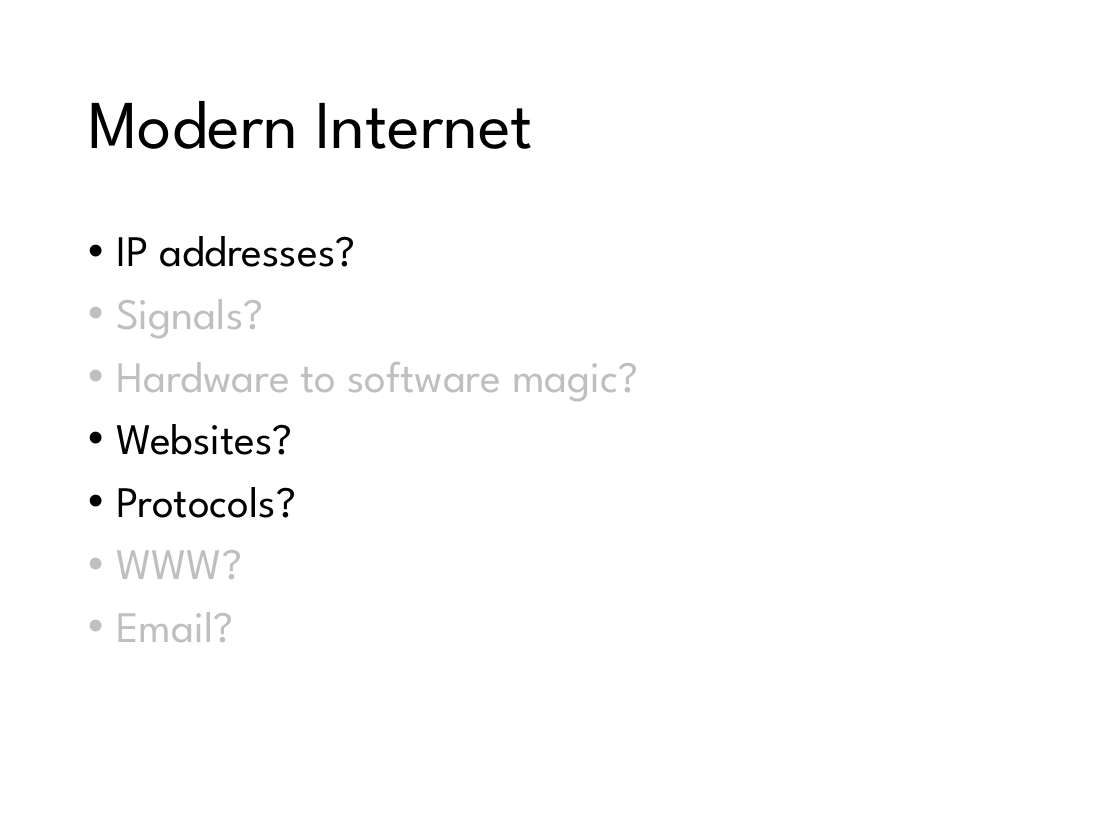
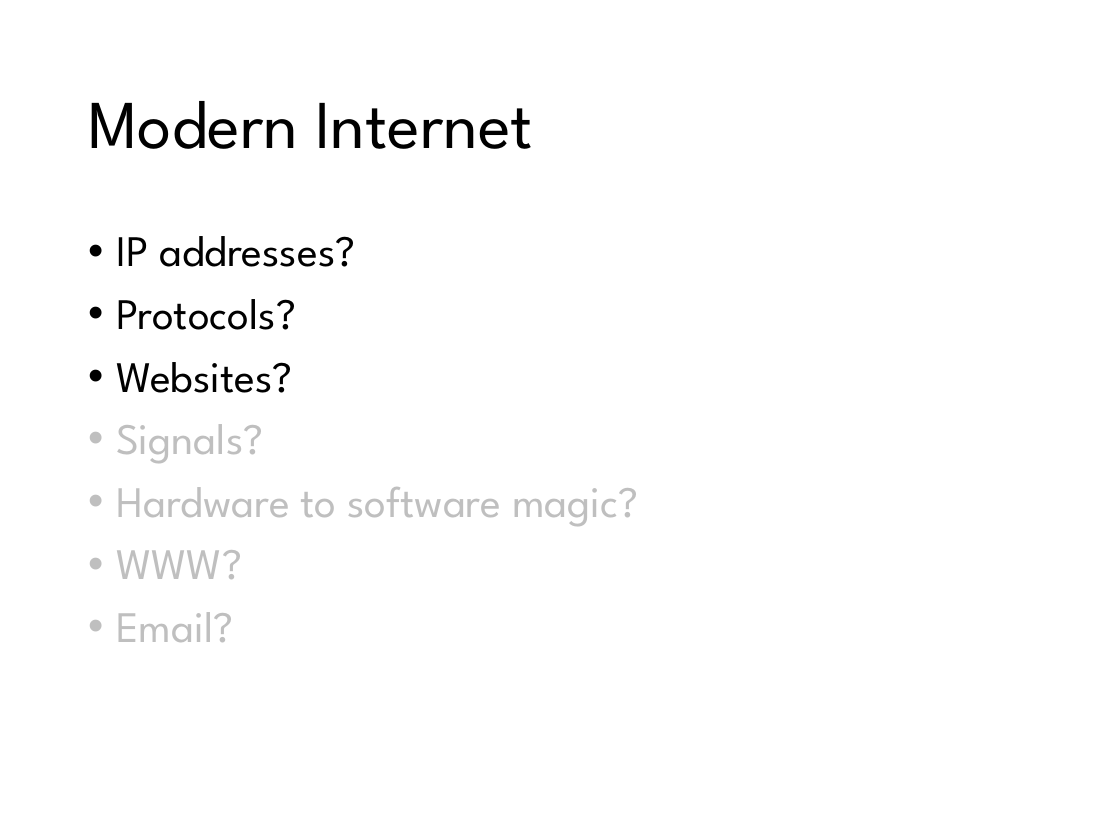
Before and after one commit to Yi-Chia-Chen/my-website, a slide deck: slide 33 of Files/Slides/Web Development_Yi-Chia Chen.pptx. Drawn at 1120x840 pixels with LibreOffice and Linux fonts; fonts in the diff are those of the drawing. Boxes give left, top, right and bottom in pixels: in the first picture for what was removed or moved away, otherwise in the second. Text is boxed around its words. In the diff, an @@ line names an element or a change of style, - is before the commit and + after.

```diff
--- a/Files/Slides/Web Development_Yi-Chia Chen.pptx
+++ b/Files/Slides/Web Development_Yi-Chia Chen.pptx
@@ text at bbox=[116, 299, 296, 393]: paragraphs added @@
+• Protocols?
+• Websites?
@@ text at bbox=[116, 424, 296, 518]: paragraphs removed @@
-• Websites?
-• Protocols?
```
Also in this commit, not shown: 23 other slides changed, 19 slides added, 11 slides removed, 3 other files.
